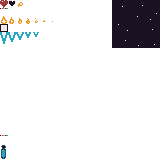
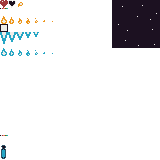
Two versions of the same layered image (w=160, h=160). Layer-by-layer changes:
painted on "Lag" over [1, 48, 53, 56]
